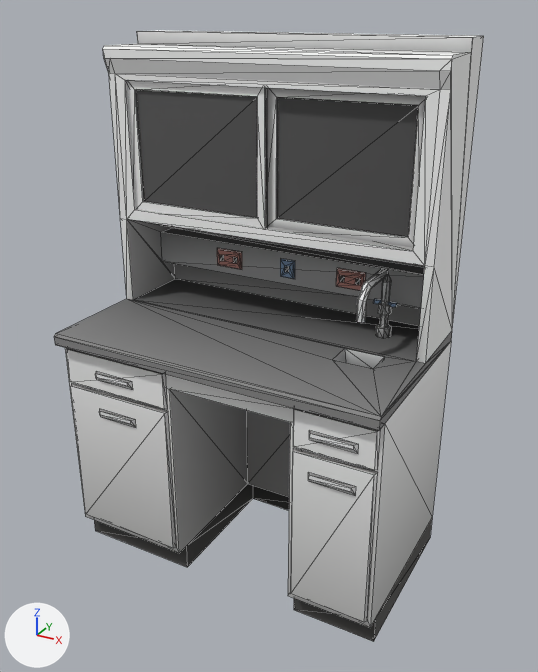
The glTF model src/client/assets/props/lab/wallbench.glb as it was, and as the next commit left it.
Before and after are seen from a 50 mm camera at (1.2, -2.07, 1.93) aimed at (0.05, 0.01, 0.89). Lighting does not change. The marker at lower left points along +X, +Y and +Z. The first picture is the older version. Mesh edges are drawn as thin lines. Vertices at exactly the same position are counted once.

The scene before the commit, as lines of its bpy script (objects in view):
```python
me_wallbench = bpy.data.meshes.new('wallbench')
me_wallbench.from_pydata(...)  # 486 vertices, 704 faces; spans x -0.6..0.6, y -0.35..0.35, z 0.0..1.86
me_wallbench.materials.append(mat_kit)
ob_wallbench = bpy.data.objects.new('wallbench', me_wallbench)
ob_wallbench.location = (0.0, 0.0, 0.0)
```
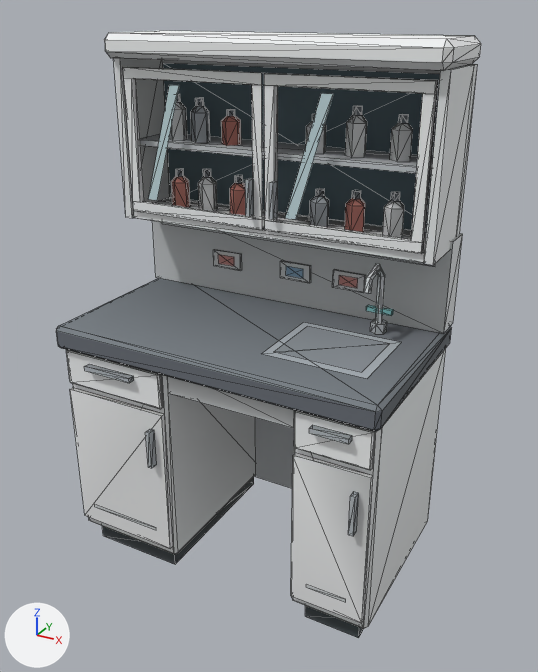
Boxes [x1, y1, x2, y2] around the edits, measured in the pictures (538 x 672 px):
'wallbench', reshaped, rescaled
    before: [54, 30, 484, 642]
    after: [56, 31, 481, 638]
part 1 of me_wallbench, added
    after: [366, 305, 394, 316]
part 2 of me_wallbench, deleted
    before: [54, 30, 484, 642]
part 3 of me_wallbench, deleted
    before: [356, 268, 391, 328]
part 4 of me_wallbench, deleted
    before: [376, 324, 391, 337]
part 5 of me_wallbench, deleted (brown)
    before: [217, 248, 242, 269]
part 6 of me_wallbench, deleted (brown)
    before: [336, 268, 366, 290]
part 7 of me_wallbench, deleted
    before: [127, 80, 268, 228]
part 8 of me_wallbench, deleted
    before: [267, 88, 426, 248]
part 9 of me_wallbench, deleted
    before: [378, 303, 392, 315]
part 10 of me_wallbench, deleted
    before: [281, 259, 295, 279]
part 11 of me_wallbench, deleted
    before: [95, 372, 133, 390]
part 12 of me_wallbench, deleted
    before: [99, 409, 136, 427]
part 13 of me_wallbench, deleted
    before: [309, 431, 359, 453]
part 14 of me_wallbench, deleted
    before: [308, 472, 356, 496]
part 15 of me_wallbench, deleted
    before: [66, 348, 168, 409]
part 16 of me_wallbench, deleted
    before: [71, 384, 176, 548]
part 17 of me_wallbench, deleted
    before: [293, 408, 380, 470]
part 18 of me_wallbench, deleted
    before: [291, 448, 377, 622]
part 19 of me_wallbench, deleted
    before: [374, 299, 397, 307]
part 20 of me_wallbench, reshaped
    after: [56, 31, 481, 638]

Diff of the bpy script that builds the scene:
```diff
--- a/src/client/assets/props/lab/wallbench.glb.py
+++ b/src/client/assets/props/lab/wallbench.glb.py
@@ me_wallbench @@
 # used by ob_wallbench; location = (0.0, 0.0, 0.0)
-me_wallbench.from_pydata(...)  # 486 vertices, 704 faces; spans x -0.6..0.6, y -0.35..0.35, z 0.0..1.86
+me_wallbench.from_pydata(...)  # 683 vertices, 973 faces; spans x -10570.0..10570.0, y -6272.0..6166.0, z 0.0..32767.0
+# me_wallbench part 1: a new loose piece, a box spanning x 6254.0..7839.0, y 2484.0..2801.0, z 17617.0..17899.0, in mat_kit
+# me_wallbench part 2: the loose piece of 92 vertices spanning x -0.6..0.6, y -0.35..0.35, z 0.0..1.86 is deleted
+# me_wallbench part 3: the loose piece of 36 vertices spanning x 0.38..0.42, y -0.03..0.21, z 0.93..1.15 is deleted
+# me_wallbench part 4: the loose piece of 16 vertices spanning x 0.38..0.42, y 0.18..0.22, z 0.9..0.93 is deleted
+# me_wallbench part 5: the loose piece of 16 vertices spanning x -0.31..-0.19, y 0.24..0.25, z 1.02..1.1 is deleted
+# me_wallbench part 6: the loose piece of 16 vertices spanning x 0.19..0.31, y 0.24..0.25, z 1.02..1.1 is deleted
+# me_wallbench part 7: the loose piece of 14 vertices spanning x -0.55..0.01, y 0.06..0.08, z 1.25..1.73 is deleted
+# me_wallbench part 8: the loose piece of 12 vertices spanning x -0.01..0.55, y 0.08..0.09, z 1.25..1.73 is deleted
+# me_wallbench part 9: the loose piece of 12 vertices spanning x 0.38..0.42, y 0.18..0.22, z 0.98..1.01 is deleted
+# me_wallbench part 10: the loose piece of 12 vertices spanning x -0.03..0.03, y 0.24..0.25, z 1.02..1.1 is deleted
+# me_wallbench part 11: the loose piece of 8 vertices spanning x -0.45..-0.3, y -0.33..-0.32, z 0.74..0.78 is deleted
+# me_wallbench part 12: the loose piece of 8 vertices spanning x -0.45..-0.3, y -0.33..-0.32, z 0.6..0.63 is deleted
+# me_wallbench part 13: the loose piece of 8 vertices spanning x 0.37..0.53, y -0.33..-0.32, z 0.74..0.78 is deleted
+# me_wallbench part 14: the loose piece of 8 vertices spanning x 0.37..0.53, y -0.33..-0.32, z 0.6..0.63 is deleted
+# me_wallbench part 15: the loose piece of 8 vertices spanning x -0.59..-0.16, y -0.32..-0.3, z 0.7..0.84 is deleted
+# me_wallbench part 16: the loose piece of 8 vertices spanning x -0.59..-0.16, y -0.32..-0.3, z 0.12..0.69 is deleted
+# me_wallbench part 17: the loose piece of 8 vertices spanning x 0.31..0.59, y -0.32..-0.3, z 0.7..0.84 is deleted
+# me_wallbench part 18: the loose piece of 8 vertices spanning x 0.31..0.59, y -0.32..-0.3, z 0.12..0.69 is deleted
+# me_wallbench part 19: the loose piece of 8 vertices spanning x 0.36..0.44, y 0.19..0.21, z 1.01..1.02 is deleted
+# me_wallbench part 20: 16 vertices removed from x -0.53..0.53, y 0.12..0.33, z 1.48..1.64; 675 vertices added at x -10570.0..10570.0, y -6272.0..6166.0, z 0.0..32767.0
+# other edits to the shape of me_wallbench do not show in these pictures
 me_wallbench.materials.append(mat_kit)
@@ ob_wallbench @@
 ob_wallbench.location = (0.0, 0.0, 0.0)
+ob_wallbench.scale = (0.0000568, 0.0000568, 0.0000568)
```
